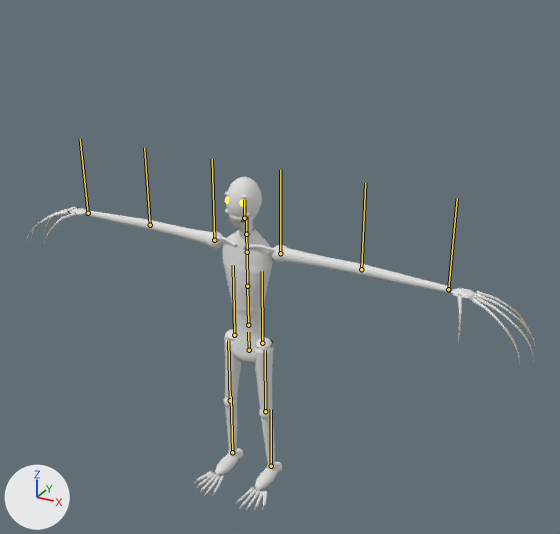
A saved change to the glTF model assets/folla_culos/folla_culos_run.glb.
Both versions are drawn from a 50 mm lens placed at (2.5, -4.1, 3.8), pointed at (0.22, 0.05, 1.72). Arrows for +X, +Y and +Z are at lower left; the lights stay in place. The older version comes first. The bones that bend it are drawn over the model as lines.

Names of what the first picture shows: 'folla_culos'.
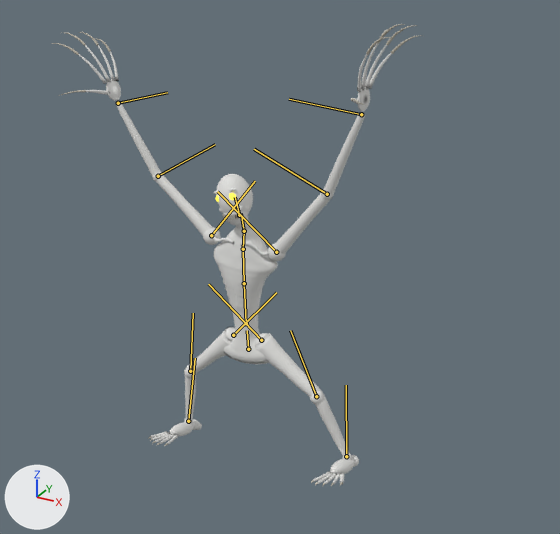
The newer file adds an action. The first version stands in its rest pose; the second is drawn at frame 32 of the action 'splat'.

Pixel boxes (x1, y1, x2, y2) of what changed, in the pictures (560 x 534 px):
```json
{"object": "folla_culos", "change": "posed", "before": [26, 177, 535, 510], "after": [51, 24, 418, 486], "on screen": "28% narrower, 39% taller"}
{"bone": "pelvis", "before": "(249, 350) to (248, 332)", "after": "(248, 349) to (247, 330)"}
{"bone": "spine1", "before": "(248, 325) to (247, 286)", "after": "(246, 323) to (244, 283)"}
{"bone": "spine2", "before": "(247, 286) to (247, 252)", "after": "(244, 283) to (243, 249)"}
{"bone": "chest", "before": "(247, 252) to (246, 234)", "after": "(243, 249) to (244, 231)"}
{"bone": "neck", "before": "(246, 234) to (246, 216)", "after": "(244, 231) to (241, 213)"}
{"bone": "head", "before": "(244, 218) to (244, 200)", "after": "(239, 215) to (235, 197)"}
{"bone": "upperarm_R", "before": "(214, 240) to (212, 159)", "after": "(211, 235) to (255, 181)"}
{"bone": "forearm_R", "before": "(150, 225) to (144, 148)", "after": "(158, 176) to (215, 144)"}
{"bone": "hand_R", "before": "(88, 213) to (80, 139)", "after": "(118, 103) to (167, 92)"}
{"bone": "upperarm_L", "before": "(280, 253) to (280, 170)", "after": "(276, 252) to (217, 191)"}
{"bone": "forearm_L", "before": "(361, 269) to (365, 183)", "after": "(327, 194) to (254, 149)"}
{"bone": "hand_L", "before": "(448, 289) to (457, 198)", "after": "(361, 114) to (289, 99)"}
{"bone": "thigh_R", "before": "(234, 335) to (233, 265)", "after": "(233, 335) to (276, 292)"}
{"bone": "shin_R", "before": "(230, 400) to (228, 340)", "after": "(190, 371) to (193, 313)"}
{"bone": "foot_R", "before": "(232, 452) to (231, 396)", "after": "(188, 421) to (195, 358)"}
{"bone": "thigh_L", "before": "(262, 343) to (262, 271)", "after": "(261, 340) to (208, 284)"}
{"bone": "shin_L", "before": "(265, 411) to (265, 350)", "after": "(316, 396) to (290, 330)"}
{"bone": "foot_L", "before": "(271, 466) to (271, 409)", "after": "(346, 456) to (346, 385)"}
```

The change, as JSON lines over the scene's bpy script:
```json
{"block": "bone_pelvis", "where": "bone_pelvis = bpy.data.objects['Armature'].pose.bones['pelvis']"}
{"op": "set", "path": "bone_pelvis.location", "old": "(0.0, 0.0, 0.0)", "new": "(0.0, 0.01, 0.0)"}
{"op": "set", "path": "bone_pelvis.rotation_quaternion", "old": "(1.0, 0.0, 0.0, 0.0)", "new": "(0.999, 0.0, 0.0, 0.044)", "note": "degrees (0, 0, 0) -> degrees (0, 0, 5)"}
{"block": "bone_spine1", "where": "bone_spine1 = bpy.data.objects['Armature'].pose.bones['spine1']  # child of 'pelvis'"}
{"op": "set", "path": "bone_spine1.rotation_quaternion", "old": "(1.0, 0.0, 0.0, 0.0)", "new": "(1.0, -0.009, 0.0, -0.017)", "note": "degrees (0, 0, 0) -> degrees (-1, 0, -2)"}
{"block": "bone_spine2", "where": "bone_spine2 = bpy.data.objects['Armature'].pose.bones['spine2']  # child of 'spine1'"}
{"op": "set", "path": "bone_spine2.rotation_quaternion", "old": "(1.0, 0.0, 0.0, 0.0)", "new": "(1.0, -0.008, 0.0, -0.017)", "note": "degrees (0, 0, 0) -> degrees (-1, 0, -2)"}
{"block": "bone_chest", "where": "bone_chest = bpy.data.objects['Armature'].pose.bones['chest']  # child of 'spine2'"}
{"op": "set", "path": "bone_chest.rotation_quaternion", "old": "(1.0, 0.0, 0.0, 0.0)", "new": "(1.0, -0.006, 0.001, -0.026)", "note": "degrees (0, 0, 0) -> degrees (-1, 0, -3)"}
{"block": "bone_neck", "where": "bone_neck = bpy.data.objects['Armature'].pose.bones['neck']  # child of 'chest'"}
{"op": "set", "path": "bone_neck.rotation_quaternion", "old": "(1.0, 0.0, 0.0, 0.0)", "new": "(0.995, 0.038, -0.001, 0.087)", "note": "degrees (0, 0, 0) -> degrees (4, 0, 10)"}
{"block": "bone_head", "where": "bone_head = bpy.data.objects['Armature'].pose.bones['head']  # child of 'neck'"}
{"op": "set", "path": "bone_head.rotation_quaternion", "old": "(1.0, 0.0, 0.0, 0.0)", "new": "(0.995, -0.05, -0.002, 0.082)", "note": "degrees (0, 0, 0) -> degrees (-6, 0, 9)"}
{"block": "bone_upperarm_r", "where": "bone_upperarm_r = bpy.data.objects['Armature'].pose.bones['upperarm_R']  # child of 'chest'"}
{"op": "set", "path": "bone_upperarm_r.rotation_quaternion", "old": "(1.0, 0.0, 0.0, 0.0)", "new": "(0.949, 0.022, 0.007, -0.313)", "note": "degrees (0, 0, 0) -> degrees (2, 2, -36)"}
{"block": "bone_forearm_r", "where": "bone_forearm_r = bpy.data.objects['Armature'].pose.bones['forearm_R']  # child of 'upperarm_R'"}
{"op": "set", "path": "bone_forearm_r.rotation_quaternion", "old": "(1.0, 0.0, 0.0, 0.0)", "new": "(0.983, 0.0, 0.0, -0.182)", "note": "degrees (0, 0, 0) -> degrees (0, 0, -21)"}
{"block": "bone_hand_r", "where": "bone_hand_r = bpy.data.objects['Armature'].pose.bones['hand_R']  # child of 'forearm_R'"}
{"op": "set", "path": "bone_hand_r.rotation_quaternion", "old": "(1.0, 0.0, 0.0, 0.0)", "new": "(0.984, 0.121, -0.016, -0.132)", "note": "degrees (0, 0, 0) -> degrees (14, 0, -15)"}
{"block": "bone_upperarm_l", "where": "bone_upperarm_l = bpy.data.objects['Armature'].pose.bones['upperarm_L']  # child of 'chest'"}
{"op": "set", "path": "bone_upperarm_l.rotation_quaternion", "old": "(1.0, 0.0, 0.0, 0.0)", "new": "(0.889, 0.02, -0.01, 0.458)", "note": "degrees (0, 0, 0) -> degrees (2, -2, 54)"}
{"block": "bone_forearm_l", "where": "bone_forearm_l = bpy.data.objects['Armature'].pose.bones['forearm_L']  # child of 'upperarm_L'"}
{"op": "set", "path": "bone_forearm_l.rotation_quaternion", "old": "(1.0, 0.0, 0.0, 0.0)", "new": "(0.991, 0.0, 0.0, 0.131)", "note": "degrees (0, 0, 0) -> degrees (0, 0, 15)"}
{"block": "bone_hand_l", "where": "bone_hand_l = bpy.data.objects['Armature'].pose.bones['hand_L']  # child of 'forearm_L'"}
{"op": "set", "path": "bone_hand_l.rotation_quaternion", "old": "(1.0, 0.0, 0.0, 0.0)", "new": "(0.976, -0.12, -0.022, 0.183)", "note": "degrees (0, 0, 0) -> degrees (-14, 0, 21)"}
{"block": "bone_thigh_r", "where": "bone_thigh_r = bpy.data.objects['Armature'].pose.bones['thigh_R']  # child of 'pelvis'"}
{"op": "set", "path": "bone_thigh_r.rotation_quaternion", "old": "(1.0, 0.0, 0.0, 0.0)", "new": "(0.924, 0.0, 0.0, -0.383)", "note": "degrees (0, 0, 0) -> degrees (0, 0, -45)"}
{"block": "bone_shin_r", "where": "bone_shin_r = bpy.data.objects['Armature'].pose.bones['shin_R']  # child of 'thigh_R'"}
{"op": "set", "path": "bone_shin_r.rotation_quaternion", "old": "(1.0, 0.0, 0.0, 0.0)", "new": "(0.956, 0.0, 0.0, 0.292)", "note": "degrees (0, 0, 0) -> degrees (0, 0, 34)"}
{"block": "bone_foot_r", "where": "bone_foot_r = bpy.data.objects['Armature'].pose.bones['foot_R']  # child of 'shin_R'"}
{"op": "set", "path": "bone_foot_r.rotation_quaternion", "old": "(1.0, 0.0, 0.0, 0.0)", "new": "(0.981, -0.173, -0.015, 0.086)", "note": "degrees (0, 0, 0) -> degrees (-20, 0, 10)"}
{"block": "bone_thigh_l", "where": "bone_thigh_l = bpy.data.objects['Armature'].pose.bones['thigh_L']  # child of 'pelvis'"}
{"op": "set", "path": "bone_thigh_l.rotation_quaternion", "old": "(1.0, 0.0, 0.0, 0.0)", "new": "(0.917, 0.0, 0.0, 0.399)", "note": "degrees (0, 0, 0) -> degrees (0, 0, 47)"}
{"block": "bone_shin_l", "where": "bone_shin_l = bpy.data.objects['Armature'].pose.bones['shin_L']  # child of 'thigh_L'"}
{"op": "set", "path": "bone_shin_l.rotation_quaternion", "old": "(1.0, 0.0, 0.0, 0.0)", "new": "(0.97, 0.0, 0.0, -0.242)", "note": "degrees (0, 0, 0) -> degrees (0, 0, -28)"}
{"block": "bone_foot_l", "where": "bone_foot_l = bpy.data.objects['Armature'].pose.bones['foot_L']  # child of 'shin_L'"}
{"op": "set", "path": "bone_foot_l.rotation_quaternion", "old": "(1.0, 0.0, 0.0, 0.0)", "new": "(0.979, -0.173, 0.018, -0.103)", "note": "degrees (0, 0, 0) -> degrees (-20, 0, -12)"}
```
